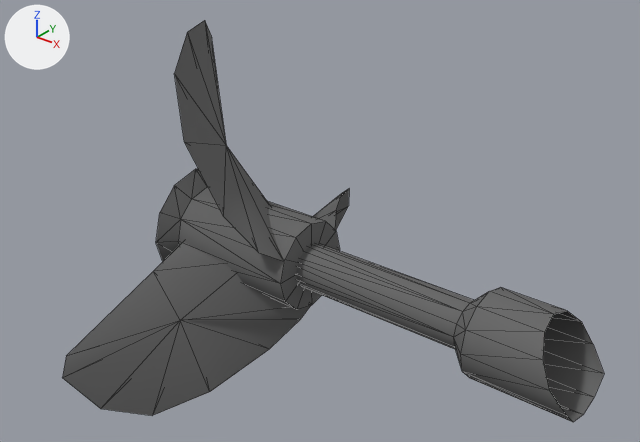
Before and after pictures for a commit that changed the COLLADA model cora_description/models/propeller/meshes/propellerL.dae.
Both versions are drawn from a camera (50 mm lens) standing at (1.158, -1.071, 0.757) and looking at (0.32, -0.023, 0.108). Lighting does not change. The marker at upper left points along +X, +Y and +Z. Mesh edges are drawn as thin lines. Where no turn or scale is listed for an object, it has been applied to the vertices.

The scene before the commit, as lines of its bpy script (objects in view):
```python
me_polysurface59mesh = bpy.data.meshes.new('polySurface59Mesh')
me_polysurface59mesh.from_pydata(...)  # 125 vertices, 210 faces; spans x 0.0..0.8, y -0.355..0.361, z -0.277..0.39
me_polysurface59mesh.materials.append(mat_lambert3)  # dark grey #666666
ob_polysurface59 = bpy.data.objects.new('polySurface59', me_polysurface59mesh)
ob_polysurface59.location = (0.0, 0.0, 0.0)
```
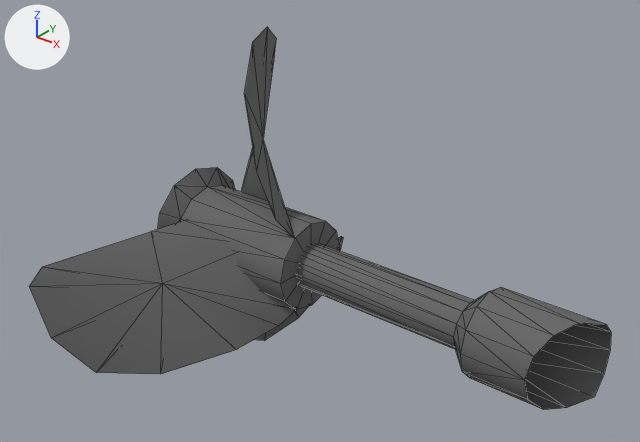
Changed parts and their boxes (x1, y1, x2, y2) in the pictures (640 x 442 px; the box of a moved part takes in the faces that stretch with it):
'polySurface59', reshaped (7% wider): before (62, 20, 604, 422); after (29, 27, 611, 410)
part 1 of me_polysurface59mesh, moved or reshaped: before (62, 242, 310, 416); after (29, 220, 297, 374)
part 2 of me_polysurface59mesh, moved or reshaped: before (174, 20, 283, 261); after (241, 27, 294, 238)
part 3 of me_polysurface59mesh, moved or reshaped: before (313, 189, 349, 230); after (254, 237, 343, 341)
part 4 of me_polysurface59mesh, moved or reshaped: before (296, 252, 604, 422); after (296, 252, 611, 410)
part 5 of me_polysurface59mesh, moved or reshaped: before (175, 169, 311, 309); after (175, 167, 311, 309)

The change, as a list of edits to the scene's bpy script:
```text
Change me_polysurface59mesh:
    used by ob_polysurface59; location = (0.0, 0.0, 0.0)
    remove me_polysurface59mesh.from_pydata(...)  # 125 vertices, 210 faces; spans x 0.0..0.8, y -0.355..0.361, z -0.277..0.39
    add me_polysurface59mesh.from_pydata(...)  # 125 vertices, 210 faces; spans x 0.0..0.8, y -0.39..0.277, z -0.355..0.361
    me_polysurface59mesh part 1: the loose piece of 13 vertices spanning x 0.004..0.281, y -0.355..0.003, z -0.277..0.011 is turned -30 degrees about the x axis through the mesh origin
    me_polysurface59mesh part 2: the loose piece of 13 vertices spanning x 0.004..0.281, y -0.156..0.055, z 0.039..0.39 is turned -30 degrees about the x axis through the mesh origin
    me_polysurface59mesh part 3: the loose piece of 13 vertices spanning x 0.004..0.281, y 0.024..0.361, z -0.227..0.062 is turned -30 degrees about the x axis through the mesh origin
    me_polysurface59mesh part 4
    5 vertices are removed from x 0.735..0.8, y -0.075..0.0, z -0.075..0.075
    34 faces are deleted
    5 vertices move from x 0.74..0.8, y -0.037..0.075, z -0.065..0.065 to x 0.74..0.8, y -0.065..0.075, z -0.037..0.065
    5 vertices are added at (0.774, 0.0, 0.075), (0.774, 0.0, -0.075), (0.754, -0.037, -0.065), (0.735, -0.075, 0.0), (0.754, -0.037, 0.065)
    34 new faces join them
    me_polysurface59mesh part 5
    24 faces are deleted
    24 new faces join them
```
